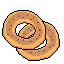
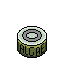
Comparing the layer stacks of the two 64 × 64 images. Changes:
hid "Cornuts" over <box>2,10,46,50</box>
hid "Cornuts copy" over <box>16,21,60,61</box>
added layer "algae" above "algae basic copy #1" over <box>20,43,44,56</box>
added layer "algae basic copy #1" above "algae basic copy" over <box>17,26,47,58</box>
